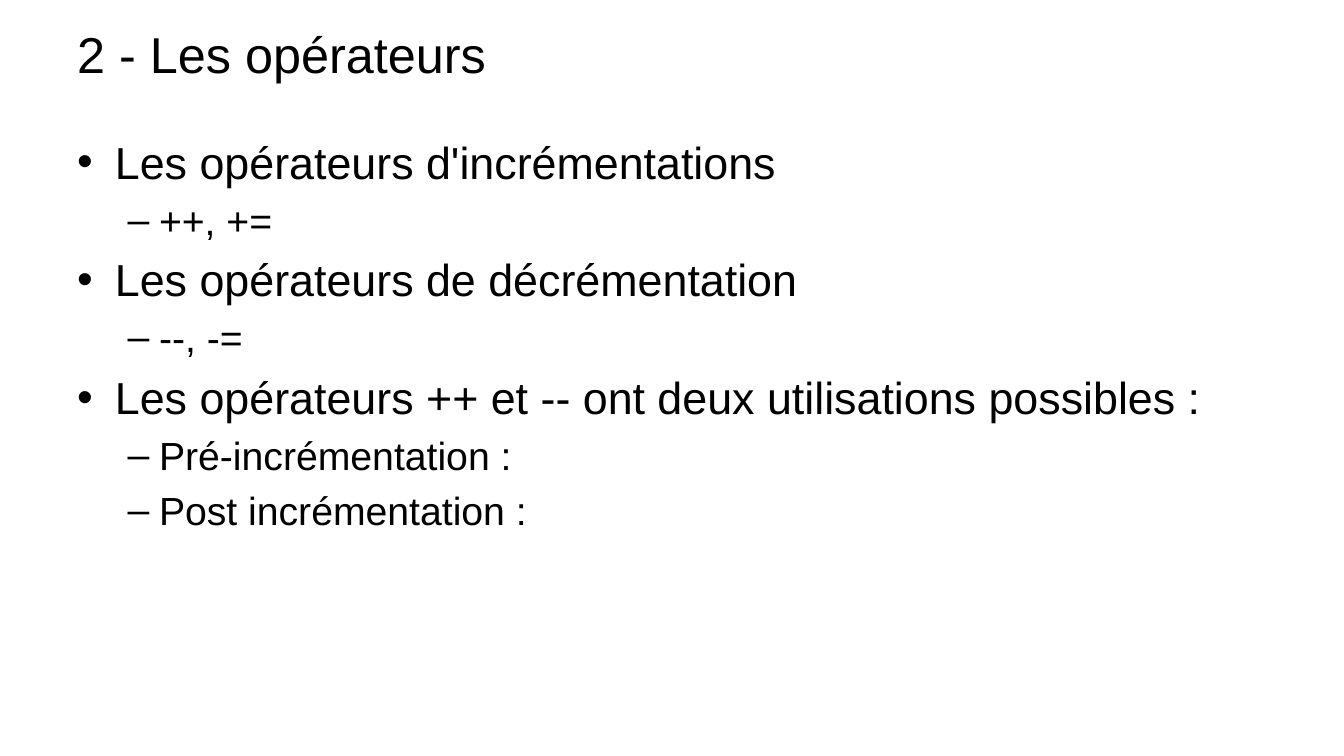
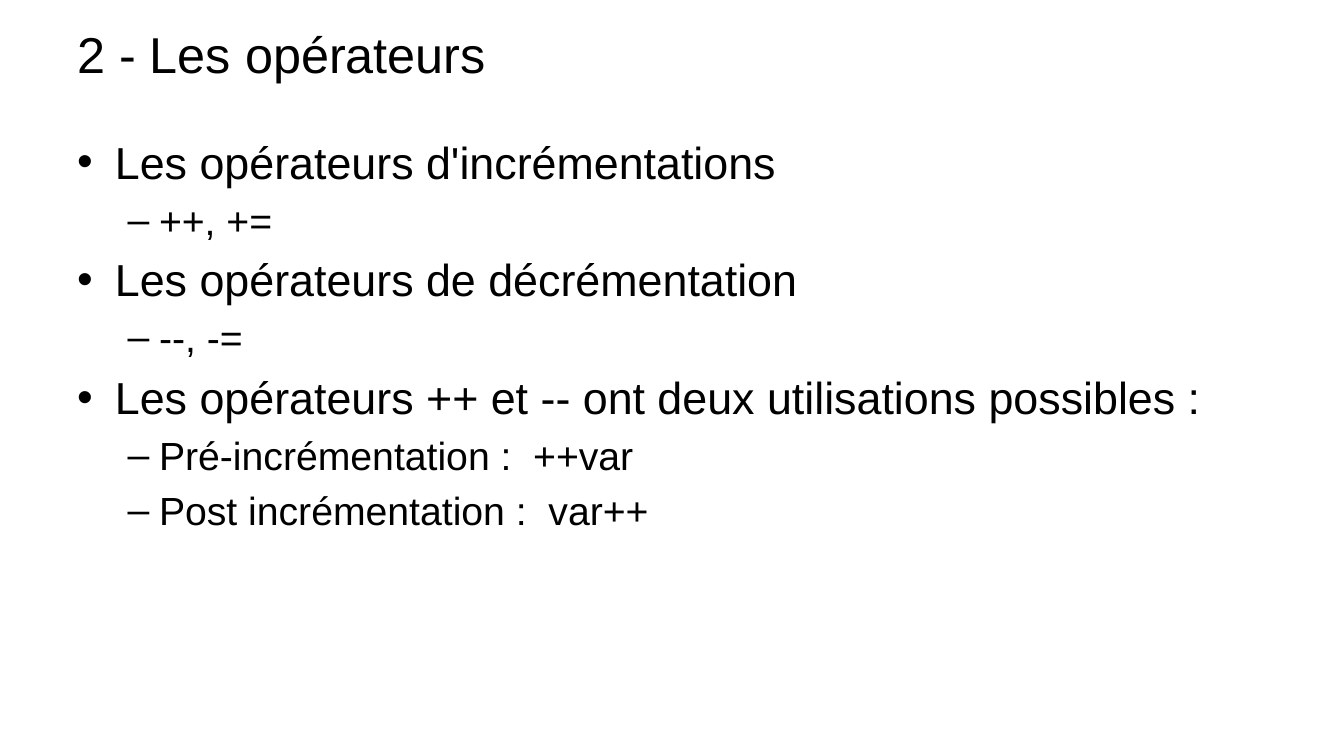
Before and after one commit to t-tortosa/cppCourses, a slide deck: slide 15 of POO.pptx. Drawn at 1344x756 pixels with LibreOffice and Linux fonts; fonts in the diff are those of the drawing; background and template pictures are left out. Boxes give left, top, right and bottom in pixels: in the first picture for what was removed or moved away, otherwise in the second. Text is boxed around its words. In the diff, an @@ line names an element or a change of style, - is before the commit and + after.

```diff
--- a/POO.pptx
+++ b/POO.pptx
@@ text at [159, 441, 648, 526]: text changed @@
-  – Pré-incrémentation :
-  – Post incrémentation :
+  – Pré-incrémentation : ++var
+  – Post incrémentation : var++
```
Also in this commit, not shown: 11 other slides changed, 7 slides added, 1 slide removed, 9 other files.
